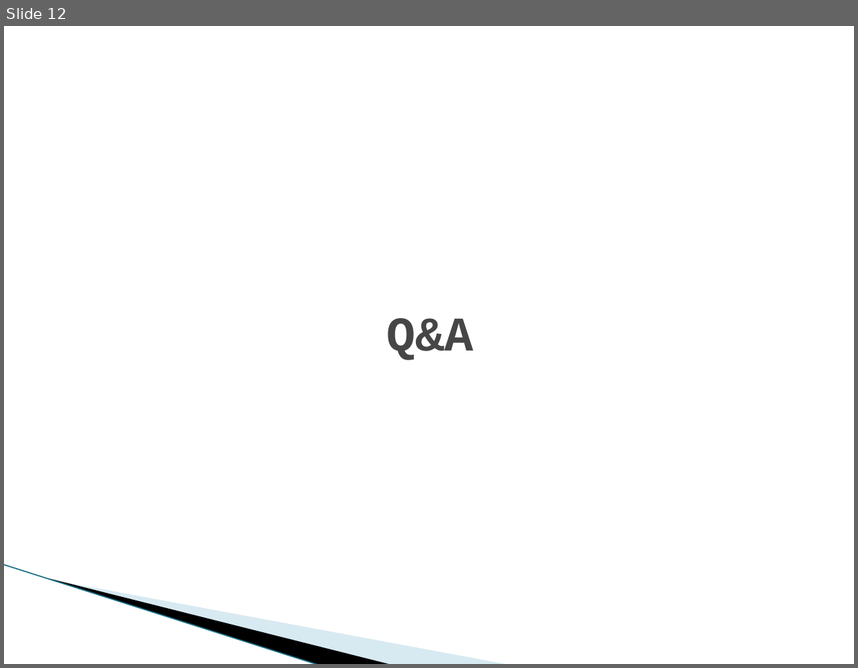
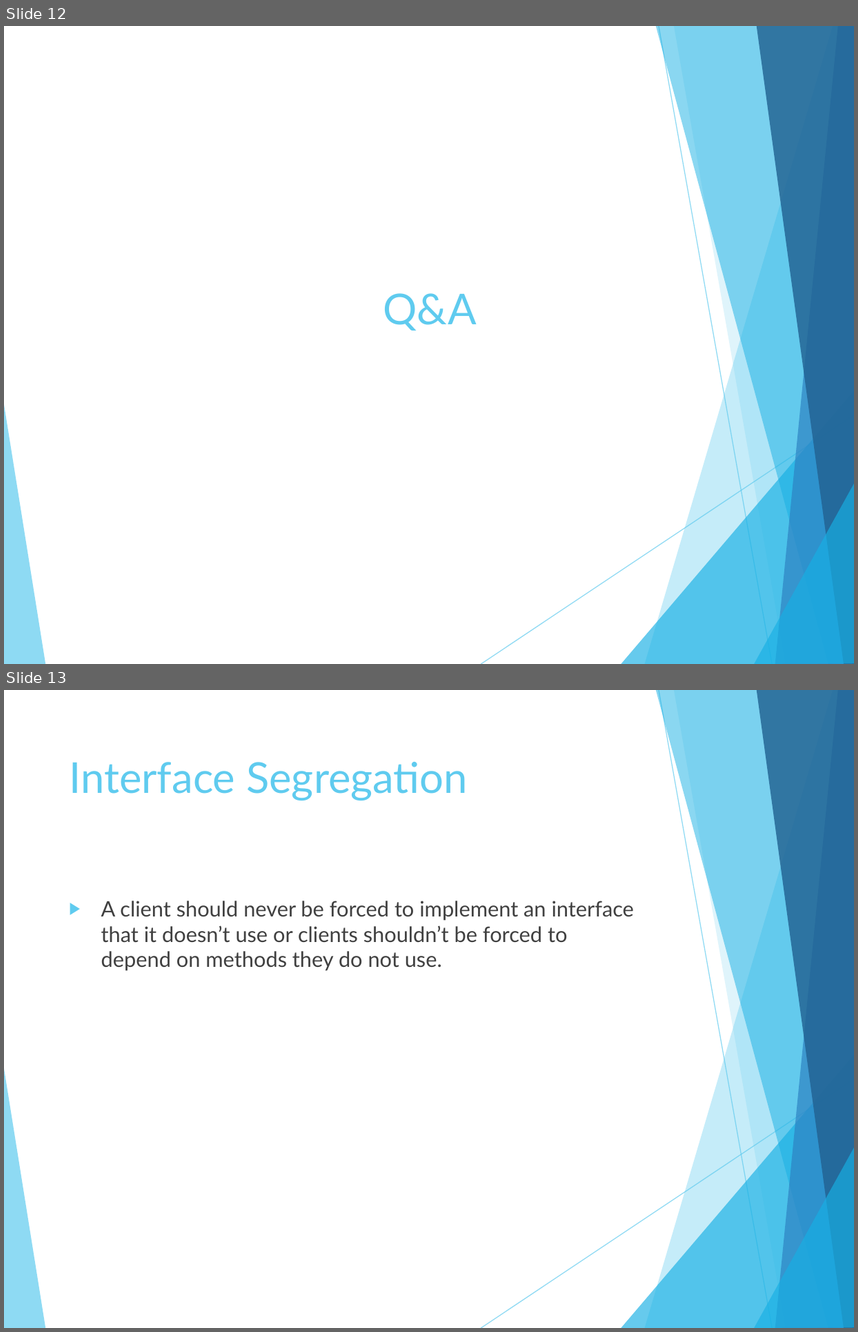
Before and after one commit to Haas360/SOLID-examples, a slide deck: SOLID principles.pptx. Shown one above the other, each under a label of ours: slide 12 before the commit, slides 12 and 13 after it. The pictures are 858x668 and 858x1332 pixels, drawn with LibreOffice and Linux fonts; fonts in the diff are those of the drawing; background and template pictures are left out. Boxes give left, top, right and bottom in pixels: in the first picture for what was removed or moved away, otherwise in the second. Text is boxed around its words. In the diff, an @@ line names an element or a change of style, - is before the commit and + after.

```diff
--- a/SOLID principles.pptx
+++ b/SOLID principles.pptx
@@ slide 13 added at [4, 690, 854, 1328], background #FFFFFF; not listed: 10 template elements that a slide beside it also shows @@
@@ title added at [69, 762, 468, 800], 36 pt, text #5FCBEF @@
+Interface Segregation
@@ text added at [101, 900, 634, 971], 18 pt, text #404040 @@
+▶ A client should never be forced to implement an interface that it doesn’t use or clients shouldn’t be forced to depend on methods they do not use.
@@ slide 12 changed as well @@
@@ title "Q&A" at [383, 293, 477, 330]: size 41 to 36 pt, font Courier New to Lato, text colour #464646 to #5FCBEF, bold off; vertical alignment middle to top @@
@@ group added at [4, 26, 854, 664]: 8 freeform shapes, 2 lines @@
@@ line removed from (4, 564) to (319, 664) @@
@@ freeform shape removed at [49, 578, 392, 664] @@
@@ freeform shape removed at [51, 579, 510, 664] @@
```
Also in this commit, not shown: 11 other slides changed, 5 other slides added, 3 other files.
